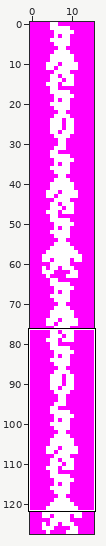
Sprite sheet, stored at arm9/graphics/MinerSpectrum.png. Above, an overview of the earlier version with the close-up marked.
Close-up. Before:
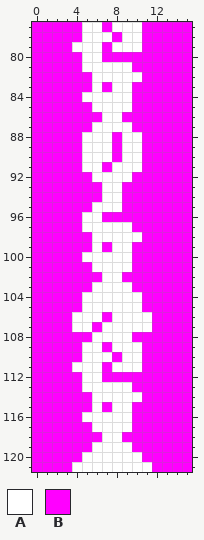
The file is 16x128 pixels. Shown: x 0..15, y 77..121. The commit also changed other parts of the picture, which this record leaves out.
Palette (. is transparent): A #ffffff  B #ff00ff
Pixels before, first column x 0:
 77 BBBBBAABAAABBBBB
 78 BBBBBAAABAABBBBB
 79 BBBBAAABAAABBBBB
 80 BBBBBAABBBBBBBBB
 81 BBBBBAAAAABBBBBB
 82 BBBBBBAAAAABBBBB
 83 BBBBBBABAABBBBBB
 84 BBBBBAAAAABBBBBB
 85 BBBBBBAAAABBBBBB
 86 BBBBBBBAABBBBBBB
 87 BBBBBBAAAABBBBBB
 88 BBBBBAAABAABBBBB
 89 BBBBBAAABAABBBBB
 90 BBBBBAAABAABBBBB
 91 BBBBBAABAAABBBBB
 92 BBBBBBAAAABBBBBB
 93 BBBBBBBAABBBBBBB
 94 BBBBBBBAABBBBBBB
 95 BBBBBBAAABBBBBBB
 96 BBBBBAABBBBBBBBB
 97 BBBBBAAAAABBBBBB
 98 BBBBBBAAAAABBBBB
 99 BBBBBBABAABBBBBB
100 BBBBBAAAAABBBBBB
101 BBBBBBAAAABBBBBB
102 BBBBBBBAABBBBBBB
103 BBBBBBAAAABBBBBB
104 BBBBBAAAAAABBBBB
105 BBBBBAAAAAABBBBB
106 BBBBAAABAAAABBBB
107 BBBBAABAAAAABBBB
108 BBBBBBAAAABBBBBB
109 BBBBBAABAAABBBBB
110 BBBBBAAABAABBBBB
111 BBBBAAABAAABBBBB
112 BBBBBAABBBBBBBBB
113 BBBBBAAAAABBBBBB
114 BBBBBBAAAAABBBBB
115 BBBBBBABAABBBBBB
116 BBBBBAAAAABBBBBB
117 BBBBBBAAAABBBBBB
118 BBBBBBBAABBBBBBB
119 BBBBBBAAAABBBBBB
120 BBBBBAAAAAABBBBB
121 BBBBAAAAAAAABBBB
The result:
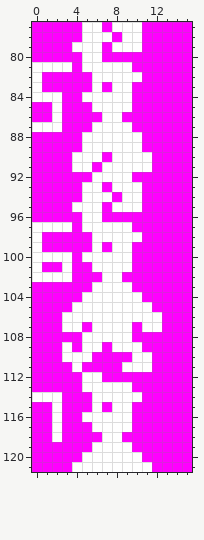
What changed:
{"y":81,"x":0,"old":"BBBB","new":"AAAA"}
{"y":82,"x":0,"old":"B","new":"A"}
{"y":83,"x":0,"old":"B","new":"A"}
{"y":84,"x":0,"old":"BBB","new":"AAA"}
{"y":85,"x":2,"old":"B","new":"A"}
{"y":86,"x":2,"old":"B","new":"A"}
{"y":87,"x":0,"old":"BBB","new":"AAA"}
{"y":88,"x":8,"old":"B","new":"A"}
{"y":89,"x":8,"old":"B","new":"A"}
{"y":90,"x":4,"old":"B","new":"A"}
{"y":90,"x":7,"old":"AB","new":"BA"}
{"y":90,"x":11,"old":"B","new":"A"}
{"y":91,"x":4,"old":"B","new":"A"}
{"y":91,"x":6,"old":"AB","new":"BA"}
{"y":91,"x":11,"old":"B","new":"A"}
{"y":93,"x":5,"old":"BBA","new":"AAB"}
{"y":93,"x":9,"old":"BB","new":"AA"}
{"y":94,"x":5,"old":"BB","new":"AA"}
{"y":94,"x":8,"old":"ABB","new":"BAA"}
{"y":95,"x":4,"old":"BB","new":"AA"}
{"y":95,"x":7,"old":"A","new":"B"}
{"y":95,"x":9,"old":"BB","new":"AA"}
{"y":97,"x":0,"old":"BBBB","new":"AAAA"}
{"y":98,"x":0,"old":"B","new":"A"}
{"y":99,"x":0,"old":"B","new":"A"}
{"y":100,"x":0,"old":"BBBB","new":"AAAA"}
{"y":101,"x":0,"old":"B","new":"A"}
{"y":101,"x":3,"old":"B","new":"A"}
{"y":102,"x":0,"old":"BBBB","new":"AAAA"}
{"y":105,"x":4,"old":"B","new":"A"}
{"y":105,"x":11,"old":"B","new":"A"}
{"y":106,"x":3,"old":"B","new":"A"}
{"y":106,"x":7,"old":"B","new":"A"}
{"y":106,"x":12,"old":"B","new":"A"}
{"y":107,"x":3,"old":"B","new":"A"}
{"y":107,"x":5,"old":"AB","new":"BA"}
{"y":107,"x":10,"old":"A","new":"B"}
{"y":107,"x":12,"old":"B","new":"A"}
{"y":108,"x":5,"old":"B","new":"A"}
{"y":109,"x":3,"old":"B","new":"A"}
{"y":110,"x":3,"old":"BB","new":"AA"}
{"y":110,"x":6,"old":"AA","new":"BB"}
{"y":110,"x":9,"old":"A","new":"B"}
{"y":110,"x":11,"old":"B","new":"A"}
{"y":111,"x":5,"old":"AA","new":"BB"}
{"y":111,"x":8,"old":"A","new":"B"}
{"y":111,"x":11,"old":"B","new":"A"}
{"y":114,"x":0,"old":"BBB","new":"AAA"}
{"y":115,"x":2,"old":"B","new":"A"}
{"y":116,"x":2,"old":"B","new":"A"}
{"y":117,"x":2,"old":"B","new":"A"}
{"y":118,"x":2,"old":"B","new":"A"}
{"label":"changed","picture_box":[32,62,162,442]}
